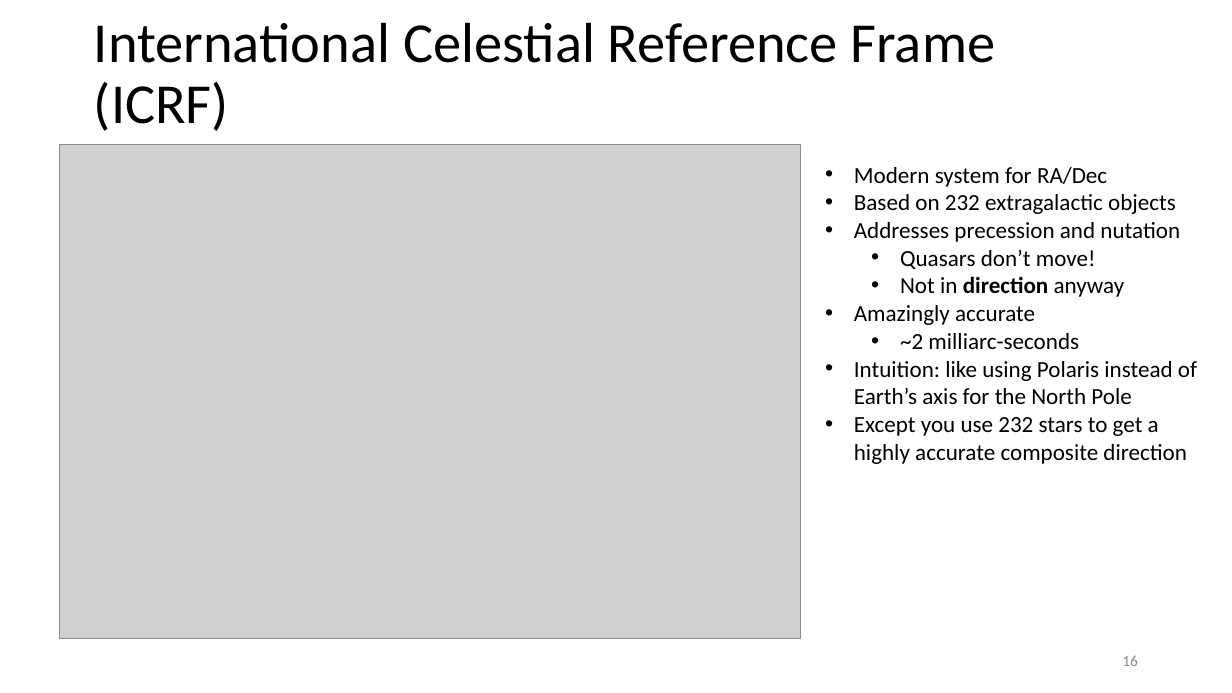
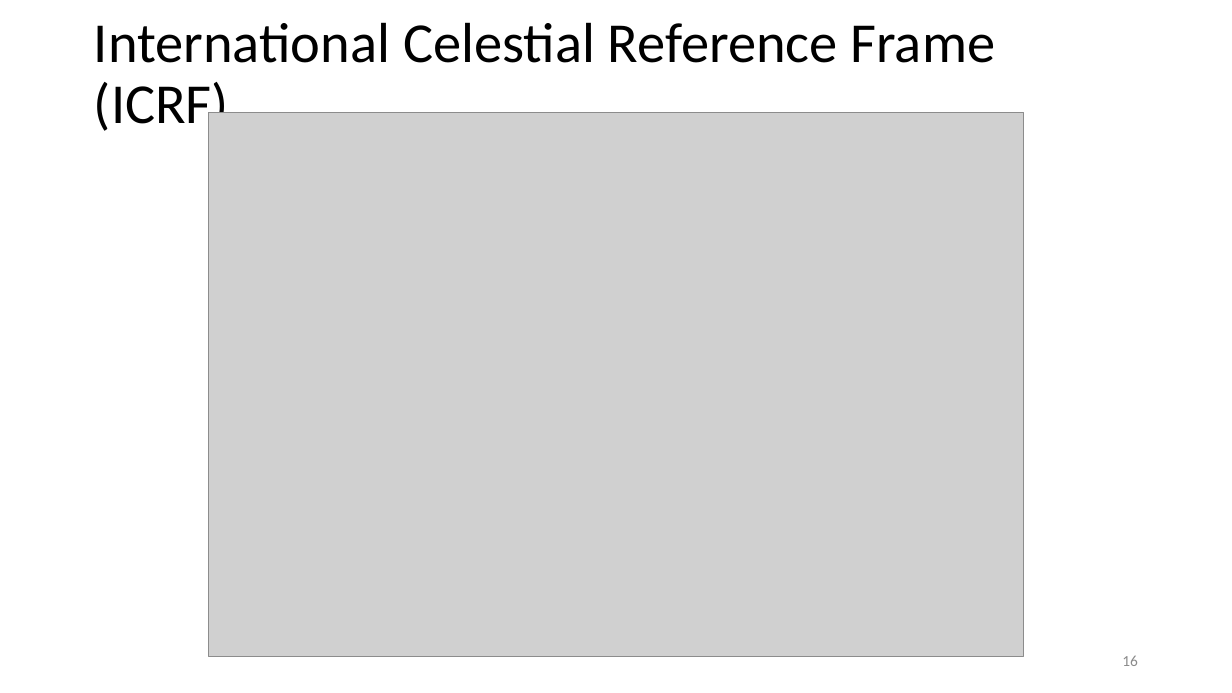
Before and after one commit to memanuel/kepler-sieve, a slide deck: slide 16 of presentation/kepler-sieve-slides.pptx. Drawn at 1232x693 pixels with LibreOffice and Linux fonts; fonts in the diff are those of the drawing; grey boxes stand for pictures. Boxes give left, top, right and bottom in pixels: in the first picture for what was removed or moved away, otherwise in the second. Text is boxed around its words. In the diff, an @@ line names an element or a change of style, - is before the commit and + after.

Commit message:
revised presentation / less text

```diff
--- a/presentation/kepler-sieve-slides.pptx
+++ b/presentation/kepler-sieve-slides.pptx
@@ picture: place and size @@
-picture at [59,145,800,639]
+picture at [208,112,1024,656]
@@ text removed at [854,167,1197,464] @@
-• Modern system for RA/Dec
-• Based on 232 extragalactic objects
-• Addresses precession and nutation
-  • Quasars don’t move!
-  • Not in direction anyway
-• Amazingly accurate
-  • ~2 milliarc-seconds
-• Intuition: like using Polaris instead of Earth’s axis for the North Pole
-• Except you use 232 stars to get a highly accurate composite direction
```
Also in this commit, not shown: 21 other slides changed, 1 slide added, 5 slides removed, 7 other files.
